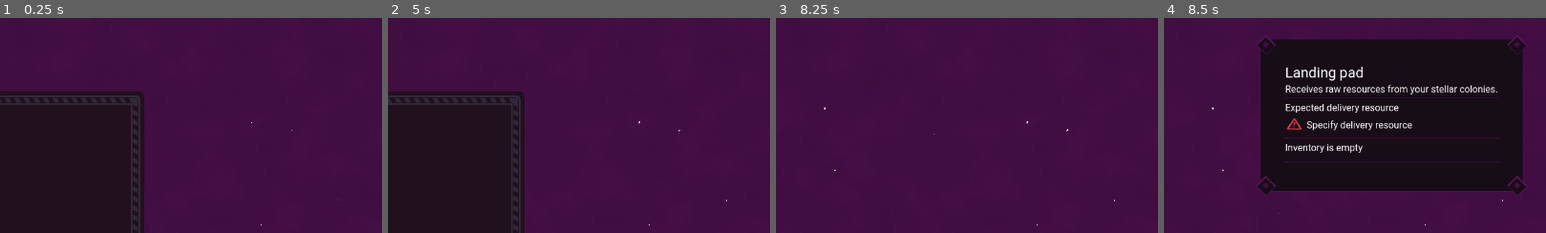
Above: before the commit, frames 1-4 (left to right).
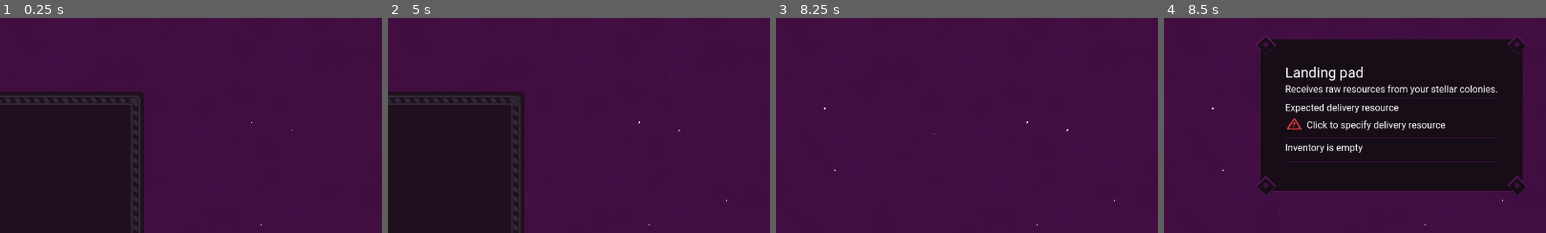
Above: after the commit, the same moments.

Repository: EdShel/StellarConstructor
Game: Godot game, scene res://objects/game.tscn
Same seed, same stepped clock (60 frames per second), same inputs: the game is played once before the commit and once after it. This scene is started directly instead of the project's main scene.
Inputs (mouse positions are % of the whole screen's width and height, from its top left):
- Up to frame 1 (0.25 s): no input
- Up to frame 2 (5 s): tap Enter at 0.5, 2.75 s; drag from (42, 91) to (60, 28) at 0.52 s; click "Cancel edit mode" at 1.25 s; tap Space at 2, 4.25 s; drag from (47, 91) to (45, 70) at 2.02 s; move the mouse to (53, 91) at 2.77 s; hold D (right) 2.78-3.5 s; click (53, 91) at 2.92 s; drag from (58, 91) to (6, 41) at 3.52 s; move the mouse to (80, 65) at 4.27 s; hold A (left) from 4.28 s (still down)
- Up to frame 3 (8.25 s): release A (left) at 5 s; drag from (20, 35) to (35, 25) at 5.02 s; tap Enter at 5.75 s; move the mouse to (18, 28) at 5.77 s; hold S (down) 5.78-6.5 s; click (18, 28) at 5.92 s; drag from (35, 25) to (30, 55) at 6.52 s; drag from (33, 19) to (33, 55) at 7.27 s; tap Space at 8 s; drag from (30, 55) to (33, 19) at 8.02 s
- Up to frame 4 (8.5 s): no input
The pictures show only the part of the screen within x 50-100%, y 0-50%; the shares and areas given below are measured in that part.

Frames 1-3 are identical in both runs. In frame 4, 0.7% of the frame differs, in the area x 37-74%, y 47-53%.

Commit message:
Change tooltip text when no recipe

Diff:
--- a/objects/ui/build_tooltips/factory_build_tooltip.gd
+++ b/objects/ui/build_tooltips/factory_build_tooltip.gd
@@ -11,7 +11,7 @@
 		%RecipeName.text = factory.recipe.title
 	else:
 		%RecipeIcon.texture = preload("res://sprites/statuses/warning.png")
-		%RecipeName.text = "Specify crafting recipe"
+		%RecipeName.text = "Click to specify crafting recipe"
 	%CraftingProgress.visible = !!factory.recipe
 
 	%PowerConsumption.power_consumption = factory.power_consumption
--- a/objects/ui/build_tooltips/landing_pad_build_tooltip.gd
+++ b/objects/ui/build_tooltips/landing_pad_build_tooltip.gd
@@ -10,6 +10,6 @@
 		%RecipeName.text = ItemHelper.get_item_name(landing_pad.recipe["item_type"])
 	else:
 		%RecipeIcon.texture = preload("res://sprites/statuses/warning.png")
-		%RecipeName.text = "Specify delivery resource"
+		%RecipeName.text = "Click to specify delivery resource"
 
 	%BuildInventory.inventory = landing_pad.inventory
